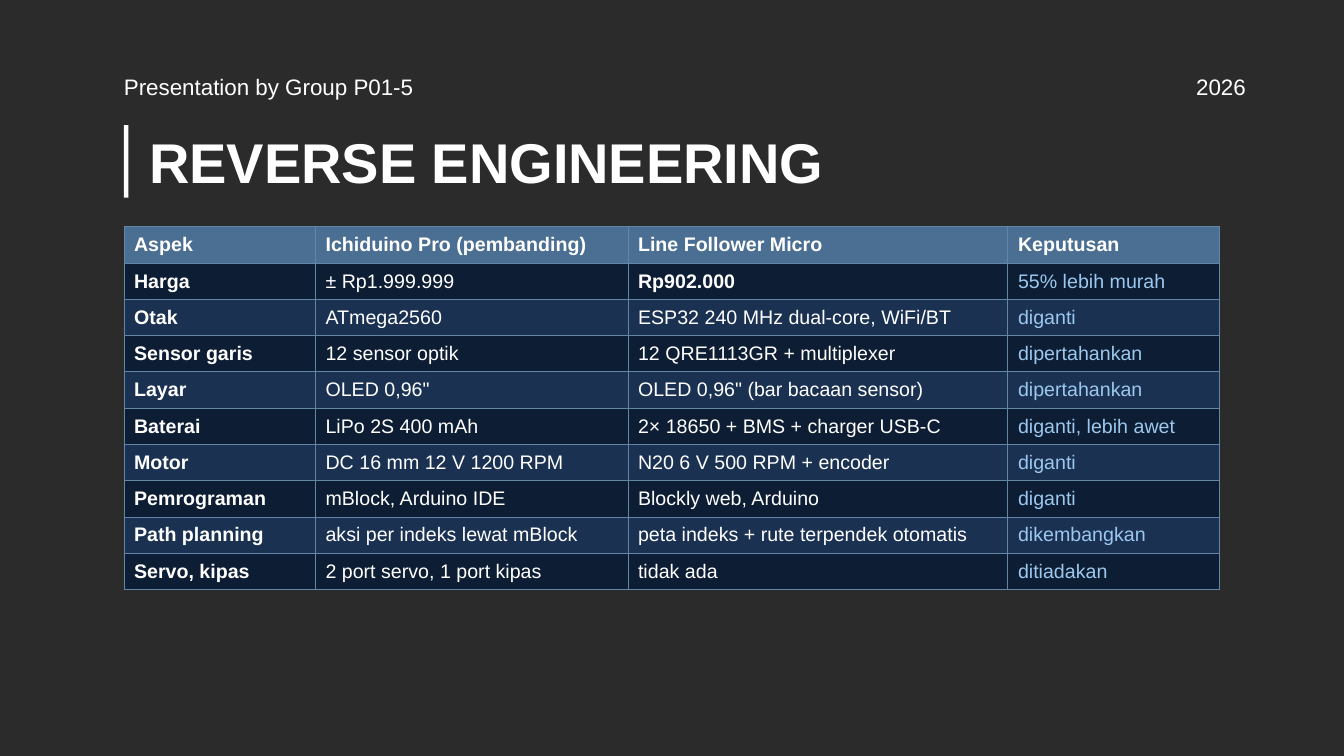
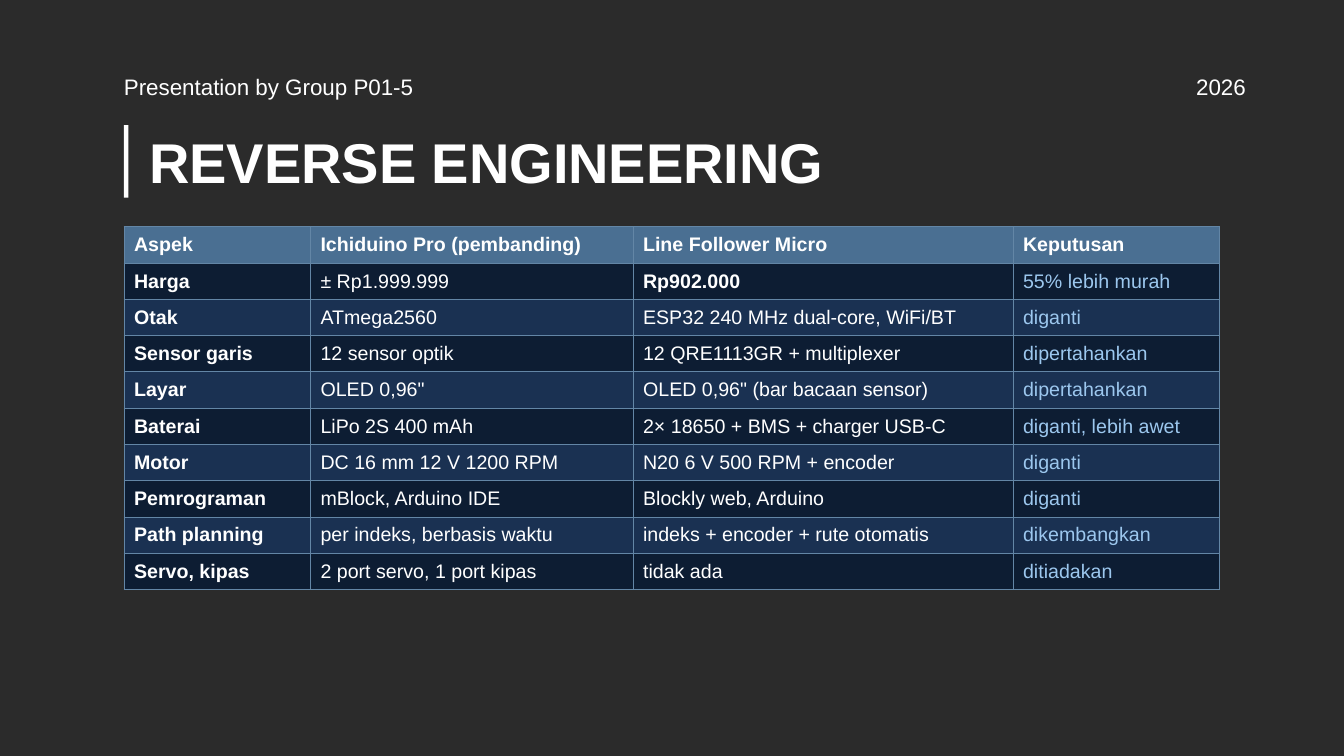
Before and after one commit to Mervs111/Line-Follower-Racer, a slide deck: slide 5 of docs/pitching-rab/LFM_Pitching_RAB_P01-5.pptx. Drawn at 1344x756 pixels with LibreOffice and Linux fonts; fonts in the diff are those of the drawing; background and template pictures are left out; a plain dark background stands for a picture behind light text. Boxes give left, top, right and bottom in pixels: in the first picture for what was removed or moved away, otherwise in the second. Text is boxed around its words. In the diff, an @@ line names an element or a change of style, - is before the commit and + after.

```diff
--- a/docs/pitching-rab/LFM_Pitching_RAB_P01-5.pptx
+++ b/docs/pitching-rab/LFM_Pitching_RAB_P01-5.pptx
@@ table at (124,227,1220,586) @@
-row 9, column 2: aksi per indeks lewat mBlock
+row 9, column 2: per indeks, berbasis waktu
-row 9, column 3: peta indeks + rute terpendek otomatis
+row 9, column 3: indeks + encoder + rute otomatis
```
Also in this commit, not shown: 2 other slides changed, 8 other files.
